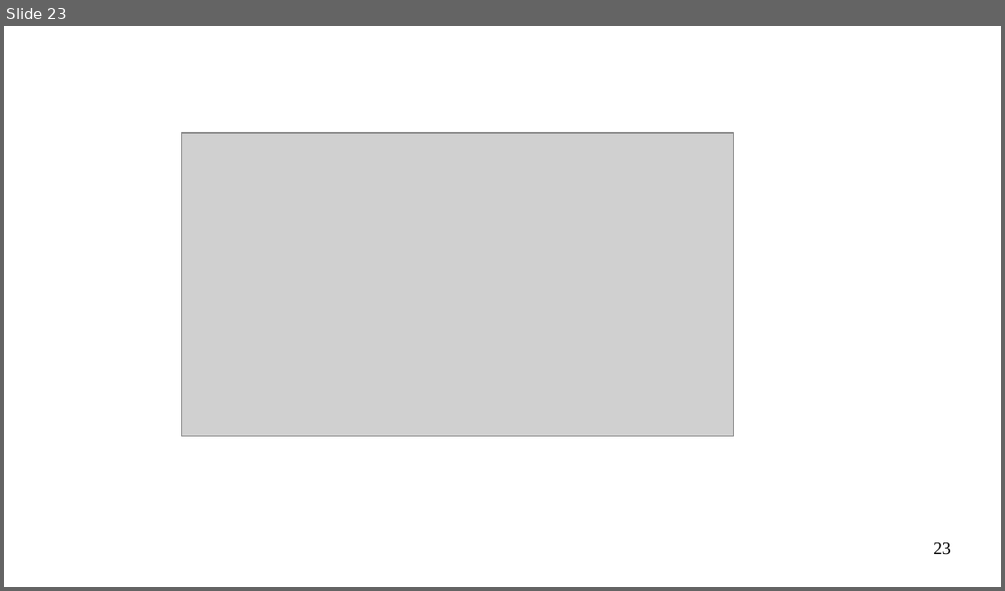
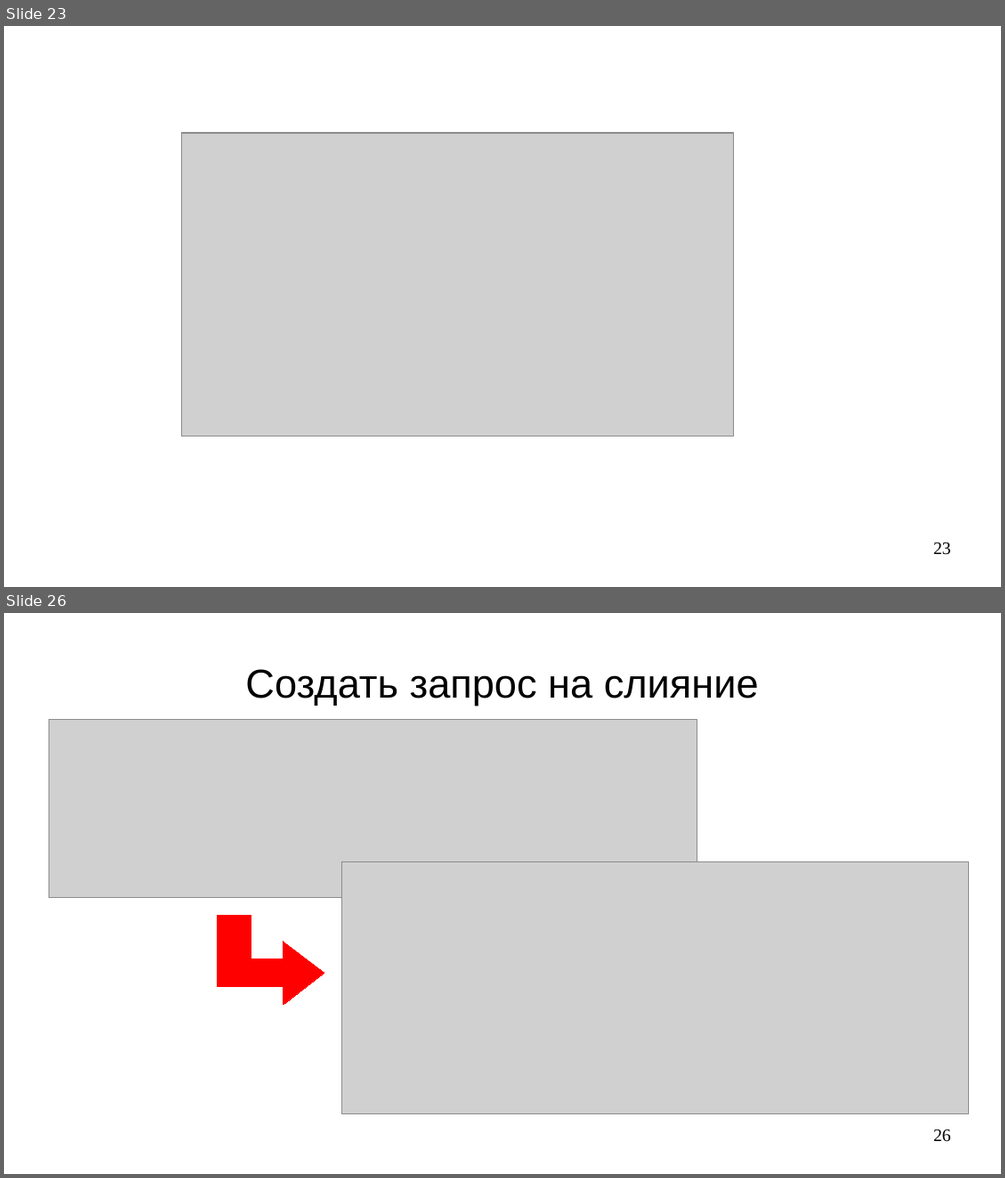
Before and after one commit to steelcraft/stud-lab, a slide deck: Практические занятия/Работа с Git.odp. Shown one above the other, each under a label of ours: slide 23 before the commit, slides 23 and 26 after it; the slides between them are not shown. The pictures are 1005x591 and 1005x1178 pixels, drawn with LibreOffice and Linux fonts; fonts in the diff are those of the drawing; grey boxes stand for pictures. Boxes give left, top, right and bottom in pixels: in the first picture for what was removed or moved away, otherwise in the second. Text is boxed around its words. In the diff, an @@ line names an element or a change of style, - is before the commit and + after.

Commit message:
Добавлено слияние веток.
Работа над лекцией завершена.

```diff
--- a/Практические занятия/Работа с Git.odp
+++ b/Практические занятия/Работа с Git.odp
@@ slide 26 added at <box>4,613,1001,1174</box>, background #FFFFFF @@
@@ title added at <box>245,669,759,706</box>, 32 pt, text #000000 @@
+Создать запрос на слияние
@@ picture added at <box>48,720,697,898</box> @@
@@ picture added at <box>342,863,968,1114</box> @@
@@ freeform shape added at <box>218,916,324,1005</box>, fill #FF0000, outline #FF0000 0 pt @@
@@ page number added at <box>933,1129,951,1142</box>, 14 pt, text #000000 @@
+26
```
Also in this commit, not shown: 1 slide changed, 11 other slides added.
